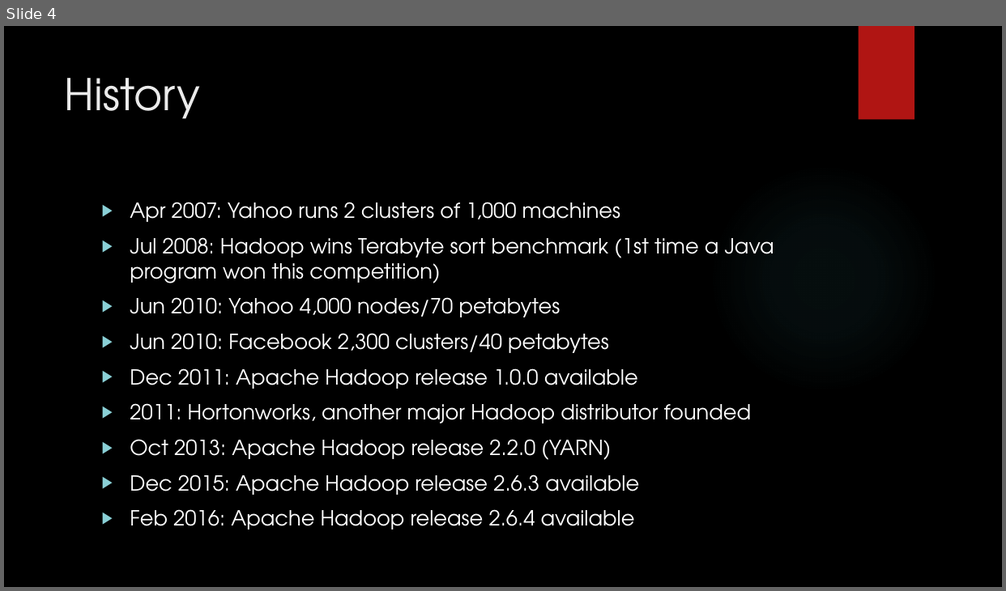
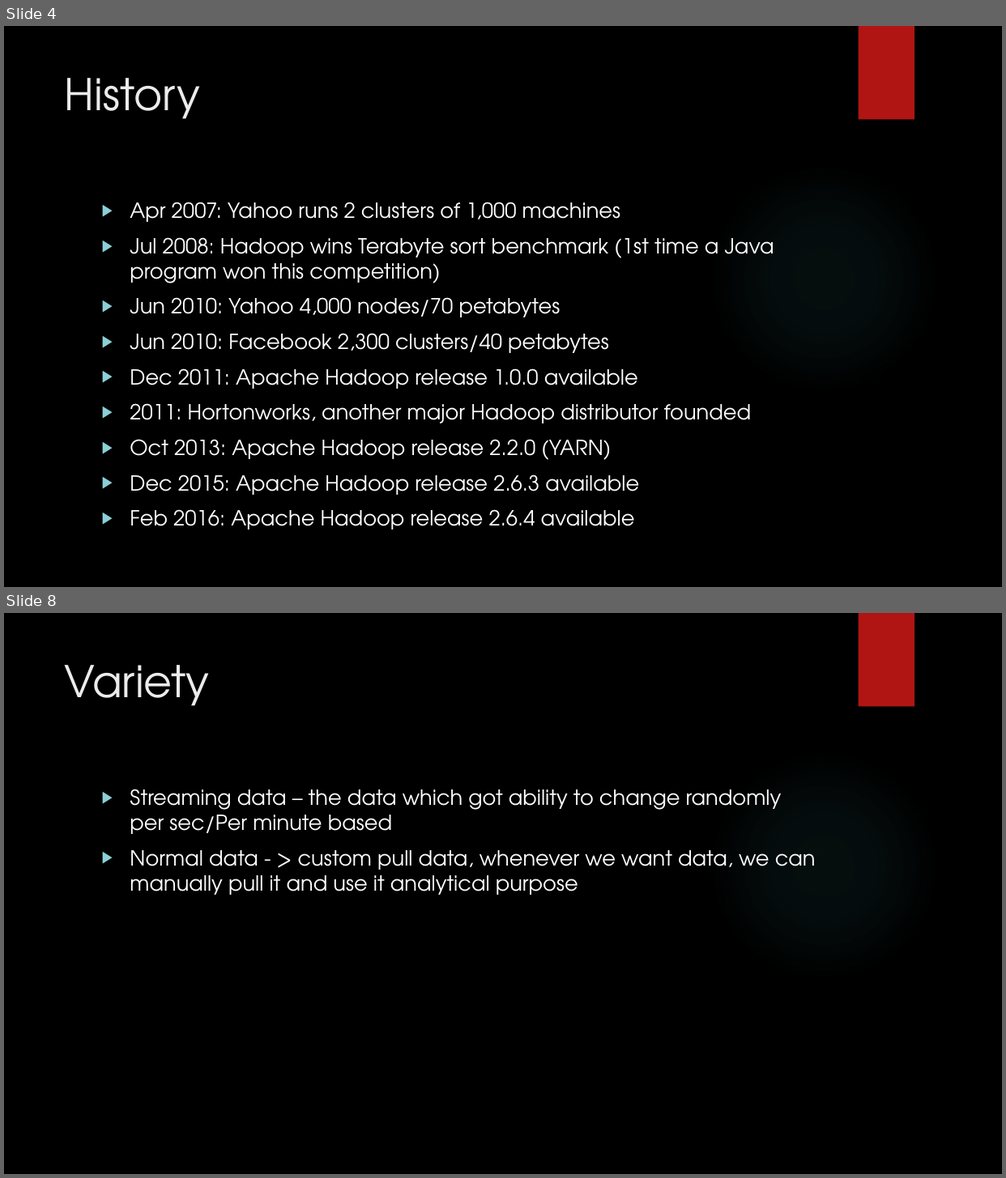
Before and after one commit to karthick1808/DW001, a slide deck: Bigdata.pptx. Shown one above the other, each under a label of ours: slide 4 before the commit, slides 4 and 8 after it; the slides between them are not shown. The pictures are 1006x591 and 1006x1178 pixels, drawn with LibreOffice and Linux fonts; fonts in the diff are those of the drawing; background and template pictures are left out. Boxes give left, top, right and bottom in pixels: in the first picture for what was removed or moved away, otherwise in the second. Text is boxed around its words. In the diff, an @@ line names an element or a change of style, - is before the commit and + after.

```diff
--- a/Bigdata.pptx
+++ b/Bigdata.pptx
@@ slide 8 added at [4,613,1002,1174], background picture (left out); not listed: 2 template elements that a slide beside it also shows @@
@@ title added at [65,665,210,706], 42 pt, text #EBEBEB @@
+Variety
@@ text added at [130,789,816,895], 20 pt, text #FFFFFF @@
+▶ Streaming data – the data which got ability to change randomly per sec/Per minute based
+▶ Normal data - > custom pull data, whenever we want data, we can manually pull it and use it analytical purpose
```
Also in this commit, not shown: 3 other slides added.
